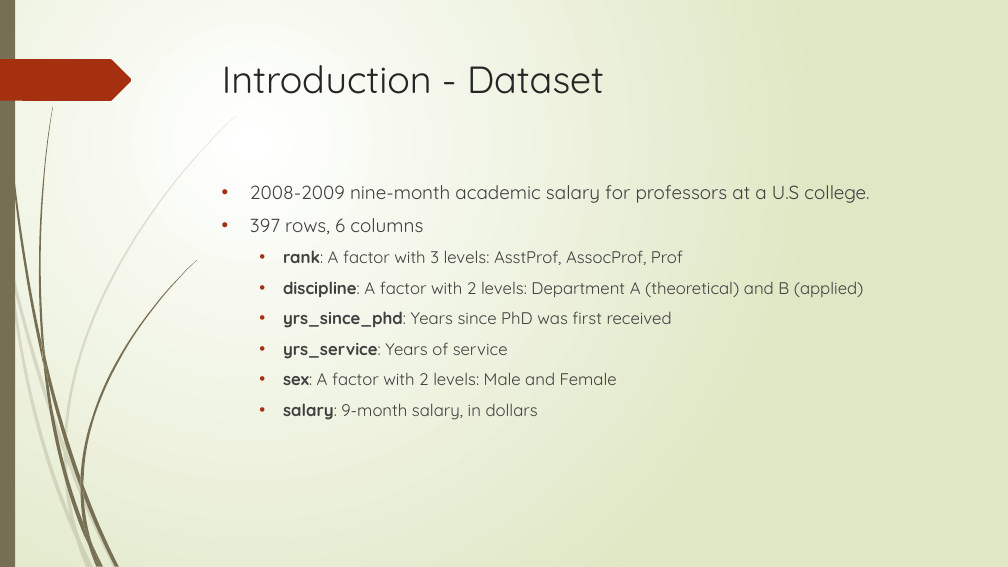
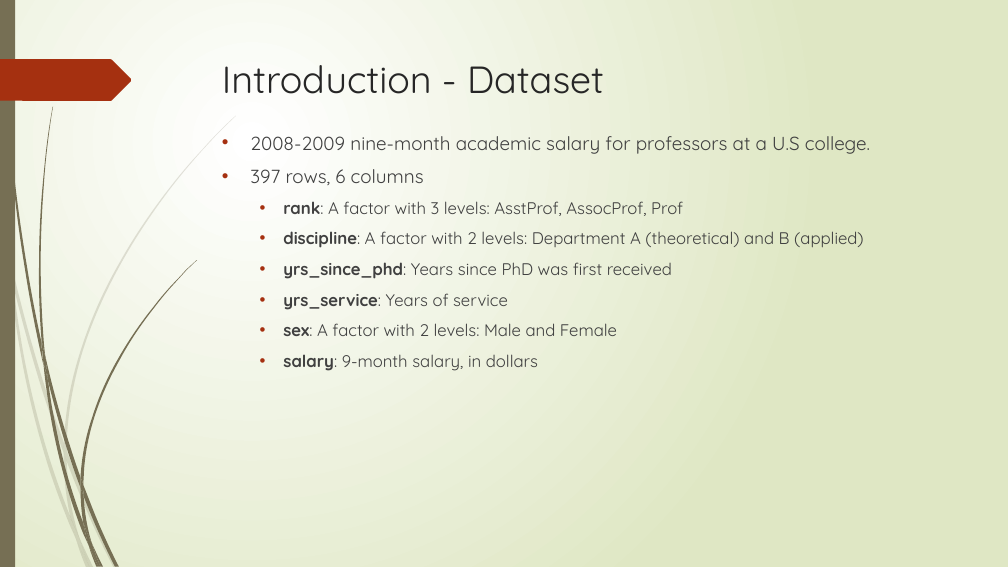
Before and after one commit to irtizak/salaries, a slide deck: slide 2 of Presentation.pptx. Drawn at 1008x567 pixels with LibreOffice and Linux fonts; fonts in the diff are those of the drawing. Boxes give left, top, right and bottom in pixels: in the first picture for what was removed or moved away, otherwise in the second. Text is boxed around its words. In the diff, an @@ line names an element or a change of style, - is before the commit and + after.

```diff
--- a/Presentation.pptx
+++ b/Presentation.pptx
@@ text "2008-2009 nine-month academic salary for ...": place and size @@
-text "2008-2009 nine-month academic salary for ..." at bbox=[250, 185, 869, 420]
+text "2008-2009 nine-month academic salary for ..." at bbox=[250, 136, 870, 371]
```
Also in this commit, not shown: 1 other slide changed, 3 slides added.
